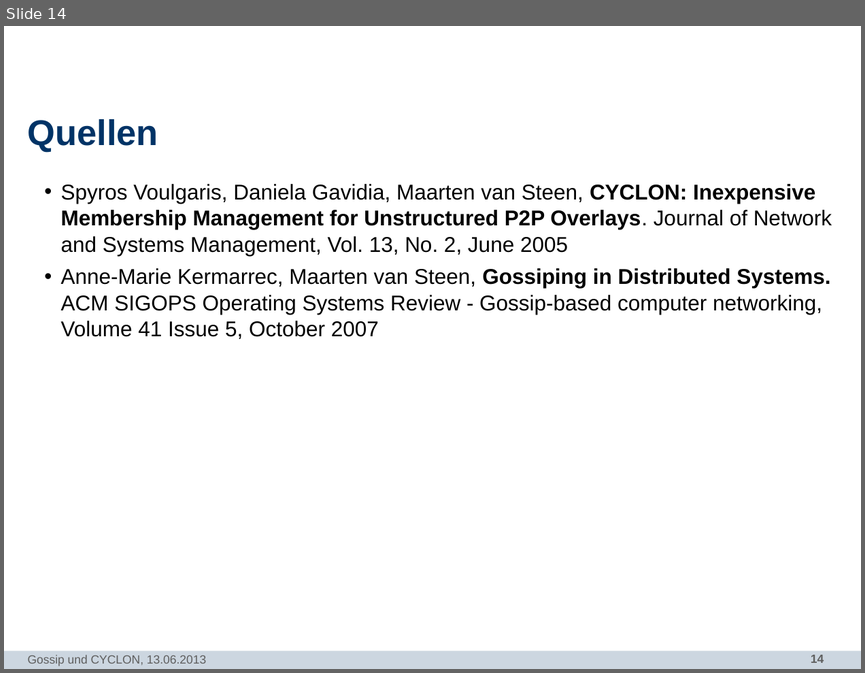
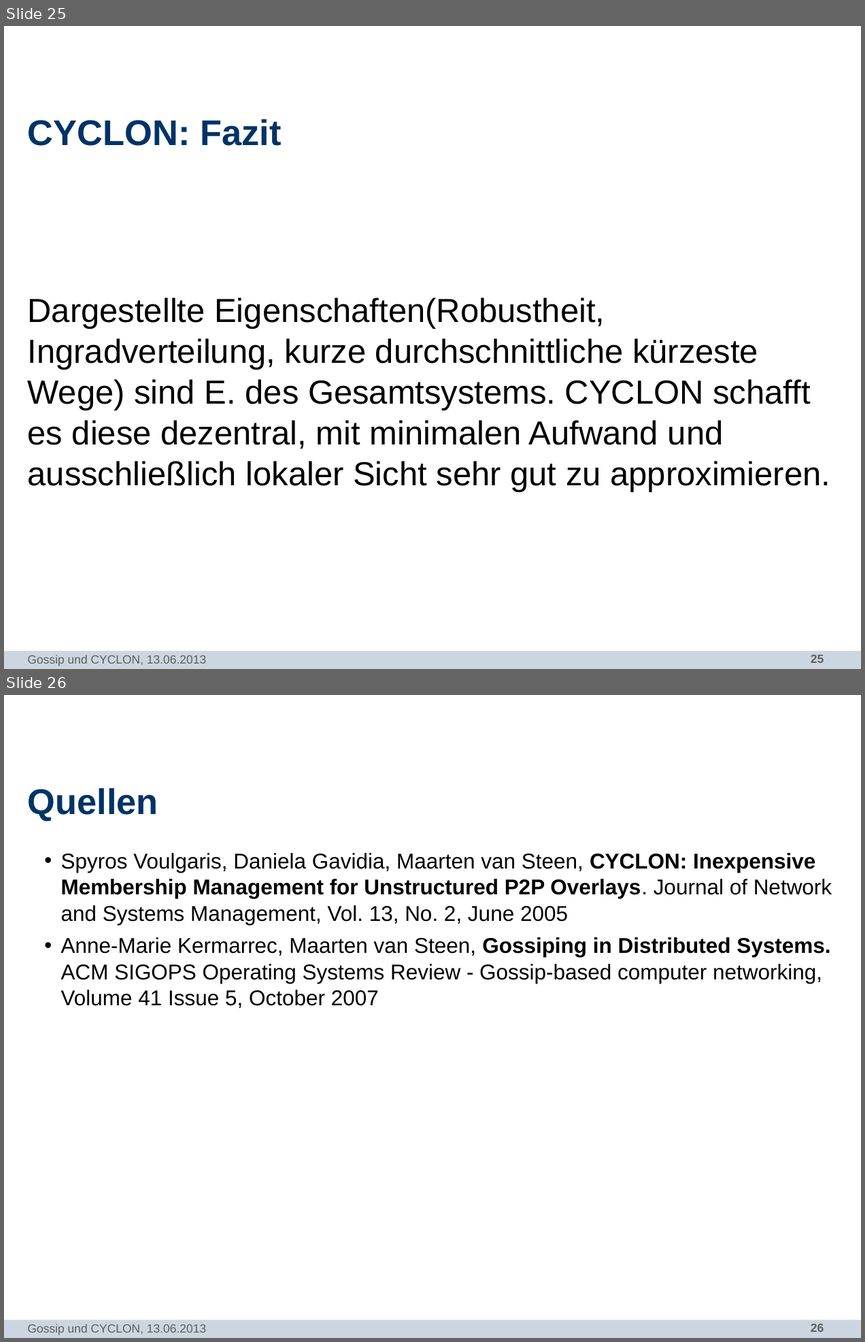
Before and after one commit to N8Fear/DistributedSystems, a slide deck: Vortrag/[MASTER] Präsentation.pptx. Shown one above the other, each under a label of ours: slide 14 before the commit, slides 25 and 26 after it. The pictures are 865x673 and 865x1342 pixels, drawn with LibreOffice and Linux fonts; fonts in the diff are those of the drawing; background and template pictures are left out. Boxes give left, top, right and bottom in pixels: in the first picture for what was removed or moved away, otherwise in the second. Text is boxed around its words. In the diff, an @@ line names an element or a change of style, - is before the commit and + after.

```diff
--- a/Vortrag/[MASTER] Präsentation.pptx
+++ b/Vortrag/[MASTER] Präsentation.pptx
@@ slide 25 added at (x1=4, y1=26, x2=861, y2=669), background #FFFFFF; not listed: 2 template elements that a slide beside it also shows @@
@@ title added at (x1=28, y1=119, x2=281, y2=146), 30 pt, text #003366, bold @@
+CYCLON: Fazit
@@ text added at (x1=28, y1=297, x2=830, y2=492), 28 pt, text #000000 @@
+Dargestellte Eigenschaften(Robustheit, Ingradverteilung, kurze durchschnittliche kürzeste Wege) sind E. des Gesamtsystems. CYCLON schafft es diese dezentral, mit minimalen Aufwand und ausschließlich lokaler Sicht sehr gut zu approximieren.
@@ text added at (x1=28, y1=654, x2=206, y2=666), 10 pt, text #5F5F5F @@
+Gossip und CYCLON, 13.06.2013
@@ what was slide 14 is now slide 26 @@
@@ page number at (x1=810, y1=1323, x2=823, y2=1331): text changed @@
-14
+26
```
Also in this commit, not shown: 6 slides changed, 11 other slides added, 5 other files.
